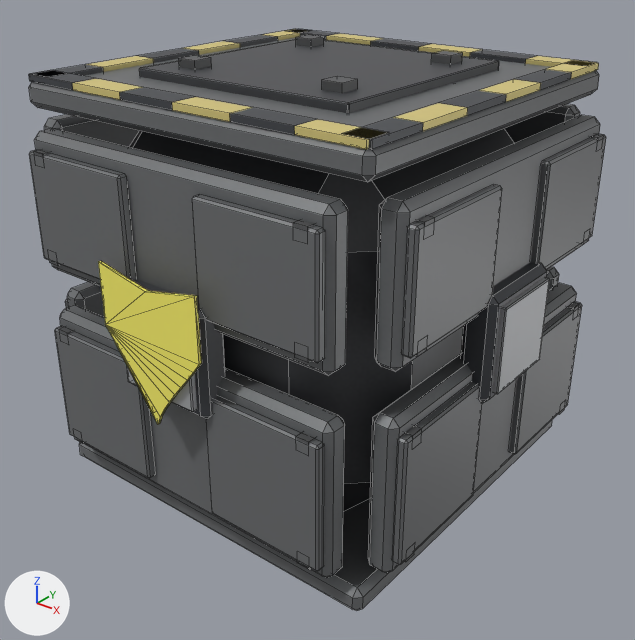
One commit to the FBX model SpaceStation/Assets/_Project/Art/Models/Modules/SM_ArmorBulkhead.fbx: the scene before it, then after it.
Before and after are seen from a 50 mm lens placed at (1.004, -1.27, 0.671), pointed at (0.022, -0.043, -0.09). The axes (+X, +Y, +Z) are drawn at lower left. The lights are the same throughout. The picture after the commit comes second. Mesh edges are drawn as thin lines. Where no turn or scale is listed for an object, it has been applied to the vertices. Vertices at exactly the same position are counted once.

Objects in the first picture: 'Emblem_ArmorBulkhead', 'SMN_ArmorBulkhead'.
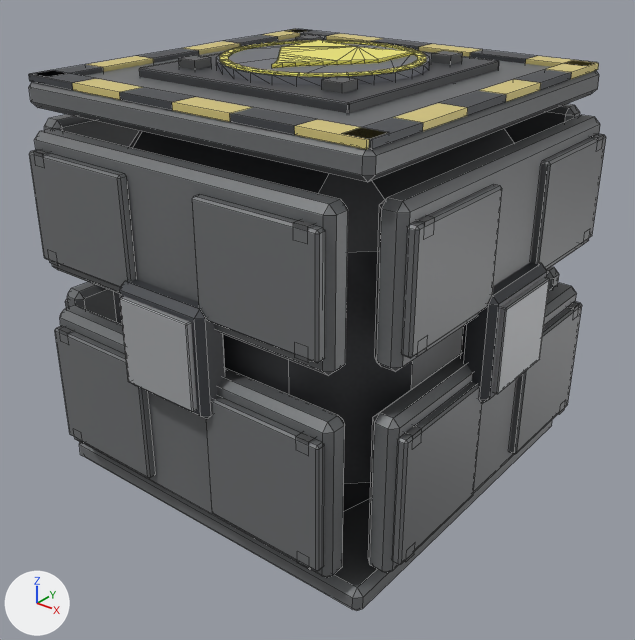
Edits to the scene script, one JSON object a line:
```json
{"op": "add", "block": "mat_hulldark", "code": ["mat_hulldark = principled_material('HullDark')", "mat_hulldark.base_color = (0.22, 0.23, 0.26)  # grey #81848b", "mat_hulldark.metallic = 0.5"]}
{"block": "me_emblem_armorbulkhead", "where": "# used by ob_emblem_armorbulkhead; location = (0.0, 0.0, 0.0)"}
{"op": "remove", "block": "me_emblem_armorbulkhead", "code": "me_emblem_armorbulkhead.from_pydata(...)  # 40 vertices, 76 faces; spans x -0.112..0.112, y -0.449..-0.443, z -0.14..0.129"}
{"op": "add", "block": "me_emblem_armorbulkhead", "code": "me_emblem_armorbulkhead.from_pydata(...)  # 212 vertices, 520 faces; spans x -0.19..0.19, y -0.19..0.19, z 0.391..0.413"}
{"block": "me_emblem_armorbulkhead", "change": "me_emblem_armorbulkhead part 1: the whole mesh is rebuilt"}
{"block": "me_emblem_armorbulkhead", "change": "me_emblem_armorbulkhead part 2"}
{"block": "me_emblem_armorbulkhead", "change": "164 vertices are added at x -0.19..0.19, y -0.19..0.19, z 0.391..0.41"}
{"block": "me_emblem_armorbulkhead", "change": "28 new vertices lie (0.0, 0.0, 0.016) away from vertices in x -0.19..0.19, y -0.19..0.19, z 0.391"}
{"block": "me_emblem_armorbulkhead", "change": "20 new vertices lie (0.0, 0.0, 0.006) away from vertices in x -0.11..0.11, y -0.138..0.127, z 0.407"}
{"block": "me_emblem_armorbulkhead", "change": "108 new faces join them, mat_hulldark (grey #81848b)"}
{"block": "me_emblem_armorbulkhead", "change": "412 new faces join them, mat_fx_fluoryellow (yellow #fff66c)"}
{"op": "add", "block": "me_emblem_armorbulkhead", "code": "me_emblem_armorbulkhead.materials.append(mat_hulldark)  # grey #81848b"}
```

Changed parts and their boxes [x1, y1, x2, y2] in the pictures (635 x 640 px):
```json
{"object": "Emblem_ArmorBulkhead", "change": "reshaped", "before": [98, 261, 202, 424], "after": [216, 40, 430, 85], "on screen": "105% wider, 72% shorter"}
{"part": 1, "of": "me_emblem_armorbulkhead", "change": "deleted", "before": [98, 261, 202, 424], "on screen": "yellow"}
{"part": 2, "of": "me_emblem_armorbulkhead", "change": "added", "after": [216, 40, 430, 85]}
```
